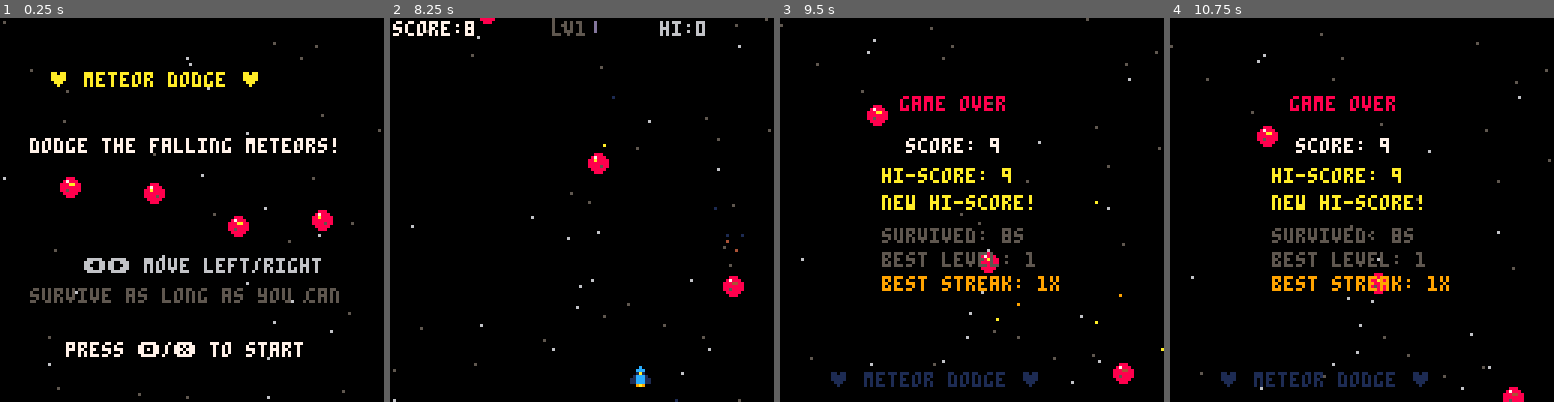
Above: before the commit, frames 1-4 (left to right).
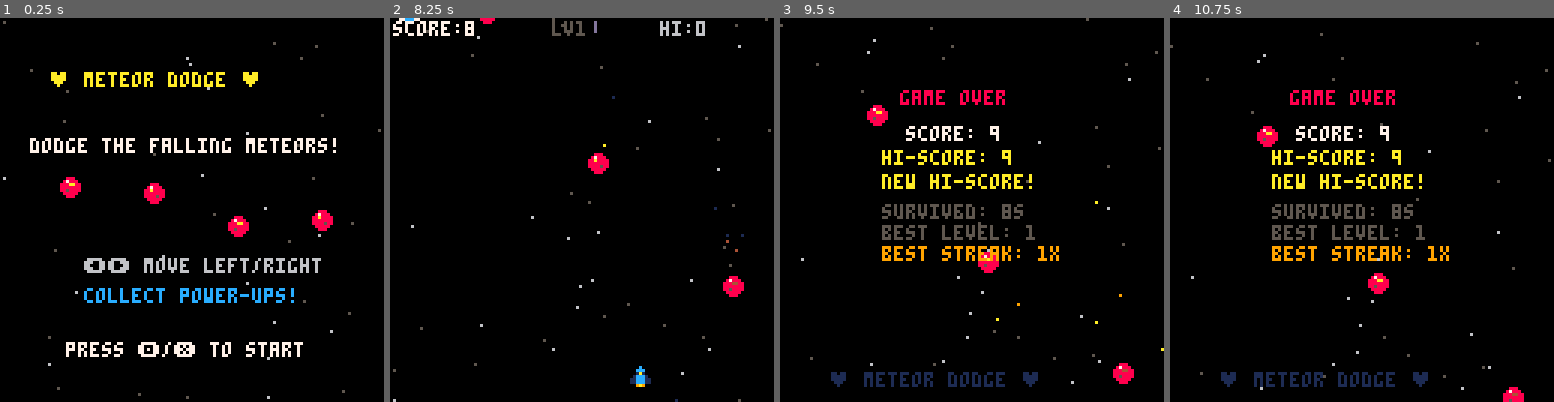
Above: after the commit, the same moments.

Repository: jeffcampbell/game-a-day
Game: PICO-8 cartridge games/2026-03-04/game.p8
The game is run twice, just before and just after one commit, with the same random seed, the same clock (stepped at 60 frames per second) and the same inputs.
Inputs:
- Up to frame 1 (0.25 s): no input
- Up to frame 2 (8.25 s): tap O (Z key) at 0.33, 0.7, 1.43, 2.22, 3.1, 3.98, 4.87, 5.75, 6.63, 7.52 s; tap X (X key) at 1.07, 2.07, 2.4, 2.73, 3.07, 3.4, 3.73, 4.07, 4.4, 4.73, 5.07, 5.4, 5.73, 6.07, 6.4, 6.73, 7.07, 7.4, 7.73, 8.07 s; hold Left 1.97-2.37 s; hold Down 2.42-2.82 s; hold Right 2.87-3.53 s; hold Up 3.58-4.08 s; hold Right 4.13-4.53 s; hold Down 4.58-5.08 s; hold Left 5.13-5.8 s; hold Up 5.85-6.18 s; hold Left 6.23-6.63 s; hold Down 6.68-7.08 s; hold Right 7.13-7.8 s; hold Up from 7.85 s (still down)
- Up to frame 3 (9.5 s): release Up at 8.35 s; hold Right 8.4-8.8 s; tap X (X key) every 0.33 s from 8.4 to 9.4 s; tap O (Z key) at 8.4, 9.28 s; hold Down 8.85-9.35 s; hold Left from 9.4 s (still down)
- Up to frame 4 (10.75 s): tap X (X key) every 0.33 s from 9.73 to 10.73 s; release Left at 10.07 s; hold Up 10.12-10.45 s; tap O (Z key) at 10.17 s; hold Left from 10.5 s (still down)

The runs differ from the first frame. In frame 1, 1.8% of the frame differs, in the area x 7-89%, y 70-75%; in frame 2, less than 0.1%; in frame 3, 6.1%, in the area x 26-73%, y 18-72%; in frame 4, 6.1%.

Commit message:
Add power-up system to Meteor Dodge
Four power-up types: Shield (blocks 1 hit), Slow-Mo (0.5x meteor
speed for 3s), Double Points (2x score for 2s), and Rapid Shield
(blocks 2 hits). Power-ups spawn randomly after 60 frames, fall
slower than meteors, and have pulsing glow visuals.

HUD shows shield count indicators, active effect timer bars,
and floating collection text. Shield creates a visible glow
around the ship. Slow-Mo adds a blue screen border. Score
multiplier applies to both time-based and near-miss scoring.
Shields absorb meteor collisions with particle burst feedback.

SFX slot 4 added for power-up pickup sound. Token count: 2704/8192.

Co-Authored-By: Claude Opus 4.6 <noreply@anthropic.com>

Diff:
--- a/games/2026-03-04/game.p8
+++ b/games/2026-03-04/game.p8
@@ -31,7 +31,7 @@
 score=0
 hiscore=0
 time_alive=0
-go_timer=0 -- gameover input delay
+go_timer=0
 ship_x=60
 ship_y=116
 ship_w=7
@@ -43,7 +43,7 @@
 anim_t=0
 -- difficulty
 spawn_timer=0
-spawn_rate=40 -- frames between spawns
+spawn_rate=40
 meteor_speed=1.0
 diff_timer=0
 diff_level=1
@@ -53,12 +53,18 @@
 nm_streak=0
 nm_best=0
 nm_last_bonus=0
+-- power-up system
+powerups={}
+shield_count=0
+slowmo_timer=0
+dblscore_timer=0
+pu_flash=0
+pu_flash_txt=""
+pu_collected=0
 
 function _init()
- -- load hiscore from cartdata
  cartdata(1)
  hiscore=dget(0)
- -- init stars
  for i=1,40 do
   add(stars,{
    x=rnd(128),
@@ -81,23 +87,19 @@
 function draw_menu()
  cls(0)
  draw_stars()
- -- title
  local ty=20+sin(t()*0.3)*3
  print("\135 meteor dodge \135",16,ty,10)
  print("dodge the falling meteors!",10,40,7)
- -- animated meteors on menu
  for i=0,3 do
   local mx=20+i*28
   local my=60+sin(t()*0.5+i*0.25)*8
   draw_meteor(mx,my,flr(t()*4+i)%2)
  end
- -- instructions
  print("\139\145 move left/right",28,80,6)
- print("survive as long as you can",10,90,5)
+ print("collect power-ups!",28,90,12)
  if flr(t()*2)%2==0 then
   print("press \142/\151 to start",22,108,7)
  end
- -- hiscore
  if hiscore>0 then
   print("hi-score: "..hiscore,34,118,9)
  end
@@ -123,6 +125,14 @@
  nm_streak=0
  nm_best=0
  nm_last_bonus=0
+ -- reset power-ups
+ powerups={}
+ shield_count=0
+ slowmo_timer=0
+ dblscore_timer=0
+ pu_flash=0
+ pu_flash_txt=""
+ pu_collected=0
  _log("state:play")
 end
 
@@ -134,10 +144,13 @@
  if inp&2>0 then ship_x+=2.5 end
  ship_x=mid(0,ship_x,121)
 
+ -- score multiplier
+ local smul=dblscore_timer>0 and 2 or 1
+
  -- update time and score
  time_alive+=1
  if time_alive%30==0 then
-  score+=1
+  score+=smul
   if score%10==0 then
    _log("score:"..score)
   end
@@ -145,7 +158,7 @@
 
  -- difficulty ramp
  diff_timer+=1
- if diff_timer>=180 then -- every 3 seconds
+ if diff_timer>=180 then
   diff_timer=0
   if spawn_rate>10 then
    spawn_rate-=2
@@ -174,12 +187,20 @@
   spawn_meteor()
  end
 
+ -- spawn power-ups (after 60 frames, 2% chance)
+ if time_alive>60 and rnd()<0.02 then
+  spawn_powerup()
+ end
+
+ -- slowmo speed factor
+ local spd_mul=slowmo_timer>0 and 0.5 or 1
+
  -- update meteors
- local scx=ship_x+3 -- ship center
+ local scx=ship_x+3
  local scy=ship_y+3
  local got_near=false
  for m in all(meteors) do
-  m.y+=m.spd
+  m.y+=m.spd*spd_mul
   m.anim+=0.15
   -- trail particles
   if rnd()<0.3 then
@@ -192,22 +213,21 @@
     col=m.col2
    })
   end
-  -- near-miss detection: meteor just passed ship
+  -- near-miss detection
   if not m.scored and m.y>ship_y+6 then
    m.scored=true
    local dx=abs((m.x+m.sz/2)-scx)
-   local dy=abs((m.y-m.spd)-scy)
+   local dy=abs((m.y-m.spd*spd_mul)-scy)
    local dist=sqrt(dx*dx+dy*dy)
    if dist<near_miss_dist then
     got_near=true
-    local bonus=max(1,flr((near_miss_dist-dist)/3))
+    local bonus=max(1,flr((near_miss_dist-dist)/3))*smul
     nm_last_bonus=bonus
     score+=bonus
     nm_streak+=1
     if nm_streak>nm_best then nm_best=nm_streak end
     nm_flash=10
     sfx(nm_streak>=3 and 3 or 2)
-    -- bonus particle burst
     for i=1,4 do
      add(particles,{
       x=scx,y=scy-4,
@@ -221,7 +241,6 @@
    end
   end
  end
- -- reset streak if no near miss this frame and no recent meteors passing
  if not got_near and nm_flash<=0 then
   nm_streak=0
  end
@@ -233,19 +252,36 @@
   end
  end
 
+ -- update and collect power-ups (before collision)
+ update_powerups()
+
  -- collision check
  for m in all(meteors) do
   if check_col(ship_x,ship_y,ship_w,6,
    m.x,m.y,m.sz,m.sz) then
-   game_over()
-   return
-  end
- end
-
- -- update particles
+   if shield_count>0 then
+    -- shield absorbs hit
+    shield_count-=1
+    del(meteors,m)
+    shake=3
+    sfx(4)
+    _log("shield_absorb:remaining="..shield_count)
+    for i=1,8 do
+     add(particles,{
+      x=ship_x+3,y=ship_y+3,
+      dx=rnd(2)-1,dy=rnd(2)-1,
+      life=12,col=12
+     })
+    end
+   else
+    game_over()
+    return
+   end
+  end
+ end
+
  update_particles()
 
- -- update stars
  for s in all(stars) do
   s.y+=s.spd*0.5
   if s.y>128 then
@@ -254,16 +290,81 @@
   end
  end
 
- -- shake decay
+ -- decay timers
  if shake>0 then shake-=0.5 end
  if flash>0 then flash-=1 end
  if nm_flash>0 then nm_flash-=1 end
+ if slowmo_timer>0 then slowmo_timer-=1 end
+ if dblscore_timer>0 then dblscore_timer-=1 end
+ if pu_flash>0 then pu_flash-=1 end
 
  anim_t+=1
 end
 
+-- power-up functions
+function spawn_powerup()
+ -- types: 1=shield(12), 2=slowmo(11), 3=dblpts(10), 4=rapid shield(13)
+ local typs={
+  {name="shield",col=12},
+  {name="slow-mo",col=11},
+  {name="2x pts",col=10},
+  {name="2x shld",col=13}
+ }
+ -- weighted: shield 35%, slowmo 25%, dblpts 25%, rapid 15%
+ local r=rnd()
+ local ti=r<0.35 and 1 or (r<0.6 and 2 or (r<0.85 and 3 or 4))
+ local tp=typs[ti]
+ add(powerups,{
+  x=rnd(120),y=-8,
+  spd=0.5+rnd(0.3),
+  typ=ti,col=tp.col,
+  name=tp.name,anim=rnd(1)
+ })
+ _log("powerup_spawn:"..tp.name)
+end
+
+function update_powerups()
+ for i=#powerups,1,-1 do
+  local p=powerups[i]
+  p.y+=p.spd
+  p.anim+=0.05
+  -- collect check (slightly larger hitbox for easier pickup)
+  if check_col(ship_x,ship_y,ship_w,6,p.x-1,p.y-1,10,10) then
+   collect_powerup(p)
+   deli(powerups,i)
+  elseif p.y>140 then
+   deli(powerups,i)
+  end
+ end
+end
+
+function collect_powerup(p)
+ if p.typ==1 then
+  shield_count+=1
+ elseif p.typ==2 then
+  slowmo_timer=180
+ elseif p.typ==3 then
+  dblscore_timer=120
+ elseif p.typ==4 then
+  shield_count+=2
+ end
+ pu_flash=25
+ pu_flash_txt="+"..p.name
+ pu_collected+=1
+ sfx(4)
+ _log("powerup_collect:"..p.name)
+ -- particle burst
+ for i=1,6 do
+  add(particles,{
+   x=p.x+4,y=p.y+4,
+   dx=rnd(2)-1,dy=-1-rnd(1),
+   life=15,col=p.col
+  })
+ end
+end
+
 function spawn_meteor()
- local sz=6+flr(rnd(4)) -- 6-9 pixel size
+ local sz=6+flr(rnd(4))
  local m={
   x=rnd(120),
   y=-sz,
@@ -278,7 +379,6 @@
 end
 
 function check_col(x1,y1,w1,h1,x2,y2,w2,h2)
- -- shrink hitboxes slightly for fairness
  return x1+1<x2+w2-1 and x1+w1-1>x2+1
     and y1+1<y2+h2-1 and y1+h1-1>y2+1
 end
@@ -288,14 +388,12 @@
  _log("state:gameover")
  _log("final_score:"..score)
 
- -- update hiscore
  if score>hiscore then
   hiscore=score
   dset(0,hiscore)
   _log("new_hiscore:"..hiscore)
  end
 
- -- explosion particles
  for i=1,30 do
   local ang=rnd(1)
   local spd=1+rnd(3)
@@ -315,7 +413,6 @@
 end
 
 function draw_play()
- -- camera shake
  local sx,sy=0,0
  if shake>0 then
   sx=rnd(shake)-shake/2
@@ -323,7 +420,6 @@
  end
  camera(sx,sy)
 
- -- flash effect
  if flash>0 then
   cls(7)
  else
@@ -337,12 +433,28 @@
   draw_meteor(m.x,m.y,flr(m.anim)%2,m.sz,m.col,m.col2)
  end
 
+ -- draw power-ups
+ draw_powerups()
+
  -- draw particles
  draw_particles()
 
- -- draw ship (only in play state)
+ -- draw ship
  if state=="play" then
+  -- shield glow around ship
+  if shield_count>0 then
+   local gr=5+sin(anim_t*0.02)*2
+   circ(ship_x+3,ship_y+3,gr,12)
+   if shield_count>=2 then
+    circ(ship_x+3,ship_y+3,gr+1,13)
+   end
+  end
   draw_ship(ship_x,ship_y)
+ end
+
+ -- slowmo border effect
+ if slowmo_timer>0 then
+  rect(0,0,127,127,11)
  end
 
  camera(0,0)
@@ -350,10 +462,30 @@
  -- hud
  print("score:"..score,1,1,7)
  print("hi:"..hiscore,90,1,6)
- -- difficulty level
  print("lv"..diff_level,54,1,diff_level>=7 and 8 or 5)
  local spd_bar=min((meteor_speed-1)*20,30)
  rectfill(68,1,68+spd_bar,4,diff_level>=7 and 8 or 13)
+
+ -- shield indicator
+ if shield_count>0 then
+  for i=1,min(shield_count,4) do
+   circfill(1+i*6,9,2,12)
+  end
+ end
+
+ -- active effect timers
+ local ty=14
+ if slowmo_timer>0 then
+  local bw=flr(slowmo_timer/180*28)
+  rectfill(1,ty,1+bw,ty+2,11)
+  print("slow",31,ty,11)
+  ty+=5
+ end
+ if dblscore_timer>0 then
+  local bw=flr(dblscore_timer/120*28)
+  rectfill(1,ty,1+bw,ty+2,10)
+  print("2x",31,ty,10)
+ end
 
  -- near-miss feedback
  if nm_flash>0 then
@@ -365,13 +497,34 @@
     ship_x-10,ship_y-20,10)
   end
  end
+
+ -- power-up collection notification (centered top)
+ if pu_flash>0 then
+  local px=64-#pu_flash_txt*2
+  local py=24+flr((25-pu_flash)/3)
+  local c=pu_flash>15 and 7 or 6
+  print(pu_flash_txt,px,py,c)
+ end
+end
+
+-- draw power-up items
+function draw_powerups()
+ for p in all(powerups) do
+  local cx,cy=p.x+4,p.y+4
+  local r=3+sin(p.anim)*0.5
+  circfill(cx,cy,r,p.col)
+  pset(cx-1,cy-1,7)
+  -- pulsing glow ring
+  if sin(p.anim*2)>0 then
+   circ(cx,cy,r+1,7)
+  end
+ end
 end
 
 -- gameover state
 function update_gameover()
  go_timer+=1
  local inp=test_input()
- -- wait a moment before accepting input
  if go_timer>45 then
   if inp&16>0 or inp&32>0 then
    start_game()
@@ -381,12 +534,10 @@
  if shake>0 then shake-=0.5 end
  if flash>0 then flash-=1 end
 
- -- drift meteors during gameover
  for m in all(meteors) do
   m.y+=0.2
  end
 
- -- slowly drift stars
  for s in all(stars) do
   s.y+=s.spd*0.2
   if s.y>128 then
@@ -407,7 +558,6 @@
  cls(0)
  draw_stars()
 
- -- still draw meteors drifting
  for m in all(meteors) do
   draw_meteor(m.x,m.y,flr(m.anim)%2,m.sz,m.col,m.col2)
  end
@@ -416,27 +566,28 @@
 
  camera(0,0)
 
- -- game over text
- print("game over",40,26,8)
- print("score: "..score,42,40,7)
- print("hi-score: "..hiscore,34,50,
+ print("game over",40,24,8)
+ print("score: "..score,42,36,7)
+ print("hi-score: "..hiscore,34,44,
   score>=hiscore and 10 or 6)
 
  if score>=hiscore and score>0 then
   if flr(t()*3)%2==0 then
-   print("new hi-score!",34,59,10)
+   print("new hi-score!",34,52,10)
   end
  end
 
  -- stats
  local secs=flr(time_alive/30)
- print("survived: "..secs.."s",34,70,5)
- print("best level: "..diff_level,34,78,5)
+ print("survived: "..secs.."s",34,62,5)
+ print("best level: "..diff_level,34,69,5)
  if nm_best>0 then
-  print("best streak: "..nm_best.."x",34,86,9)
- end
-
- -- restart prompt
+  print("best streak: "..nm_best.."x",34,76,9)
+ end
+ if pu_collected>0 then
+  print("power-ups: "..pu_collected,34,83,12)
+ end
+
  if go_timer>45 then
   if flr(t()*2)%2==0 then
    print("press \142/\151 to retry",22,100,7)
@@ -448,18 +599,13 @@
 
 -- drawing helpers
 function draw_ship(x,y)
- -- ship body (triangle shape)
- -- hull
  rectfill(x+2,y+1,x+4,y+5,12)
  pset(x+3,y,12)
- -- wings
  line(x,y+4,x+2,y+2,1)
  line(x+4,y+2,x+6,y+4,1)
  rectfill(x,y+4,x+1,y+5,1)
  rectfill(x+5,y+4,x+6,y+5,1)
- -- cockpit
  pset(x+3,y+2,10)
- -- engine glow
  if anim_t%4<2 then
   pset(x+2,y+6,9)
   pset(x+3,y+6,10)
@@ -474,20 +620,16 @@
  col=col or 8
  col2=col2 or 10
  local r=sz\2
- -- frame 0: round, frame 1: slightly different
  if frame==0 then
   circfill(x+r,y+r,r,col)
-  -- craters
   pset(x+r-1,y+r-1,col2)
   pset(x+r+1,y+r+1,5)
  else
   circfill(x+r,y+r,r,col)
-  -- different crater pattern
   pset(x+r+1,y+r-1,col2)
   pset(x+r-1,y+r+1,5)
   pset(x+r,y+r-1,col2)
  end
- -- glow highlight
  pset(x+r-1,y+1,7)
 end
 
Not shown, changed: the thumbnail (__label__) section of games/2026-03-04/game.p8
Not shown, changed: the sound effects (__sfx__) section of games/2026-03-04/game.p8
Not shown, changed: games/2026-03-04/game.html
Not shown, changed: games/2026-03-04/game.js
